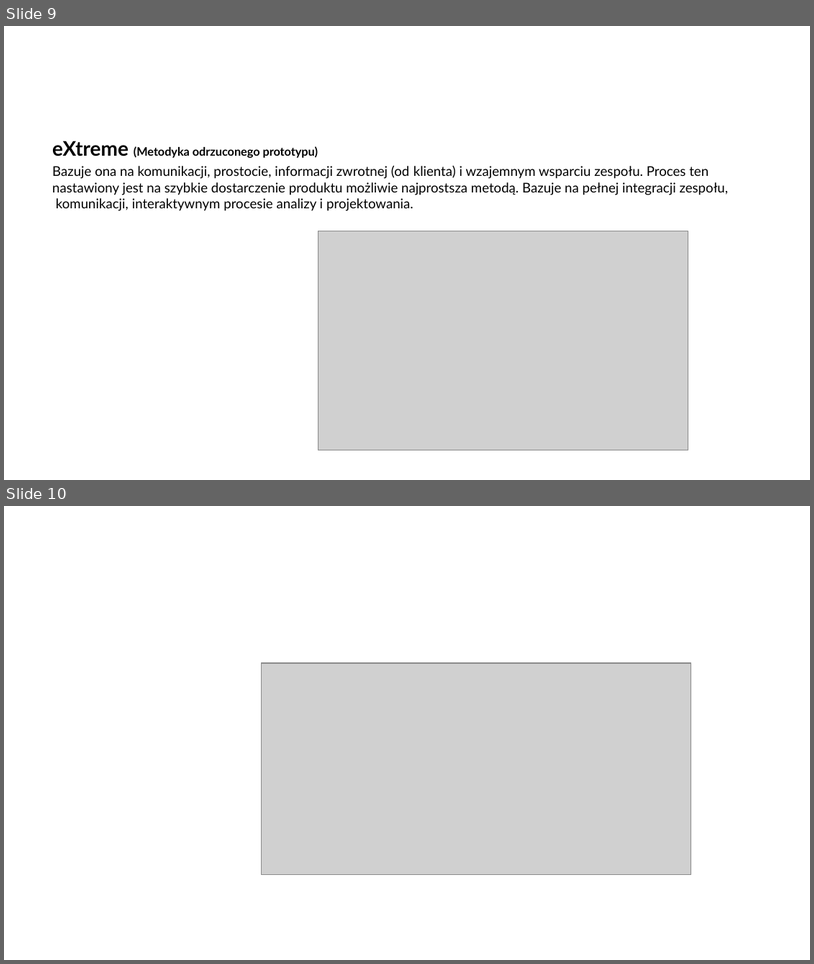
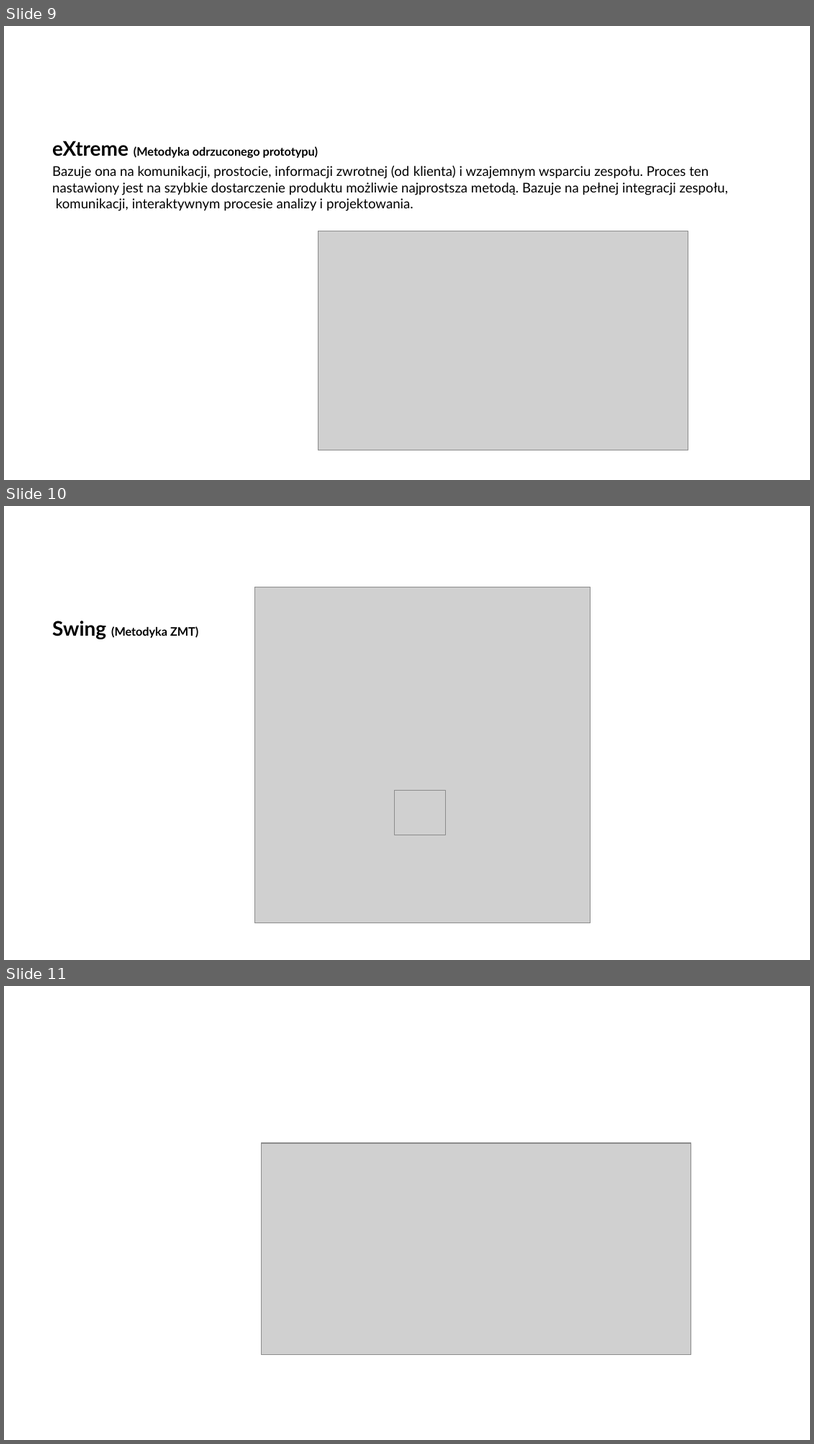
Before and after one commit to arturkwiek/gitlab-tutorial, a slide deck: 01. GitLab - tutorial - Rozwój Oprogramowania.pptx. Shown one above the other, each under a label of ours: slides 9 and 10 before the commit, slides 9, 10 and 11 after it. The pictures are 814x964 and 814x1444 pixels, drawn with LibreOffice and Linux fonts; fonts in the diff are those of the drawing; grey boxes stand for pictures; background and template pictures are left out. Boxes give left, top, right and bottom in pixels: in the first picture for what was removed or moved away, otherwise in the second. Text is boxed around its words. In the diff, an @@ line names an element or a change of style, - is before the commit and + after.

```diff
--- a/01. GitLab - tutorial - Rozwój Oprogramowania.pptx
+++ b/01. GitLab - tutorial - Rozwój Oprogramowania.pptx
@@ slide 10 added at bbox=[4, 506, 810, 960], background picture (left out) @@
@@ picture added at bbox=[255, 587, 591, 923] @@
@@ text added at bbox=[52, 620, 198, 639], 10.5 pt, text #000000, bold @@
+Swing (Metodyka ZMT)
@@ picture added at bbox=[394, 790, 445, 835] @@
@@ what was slide 10 is now slide 11 @@
```
Also in this commit, not shown: 1 other file.
